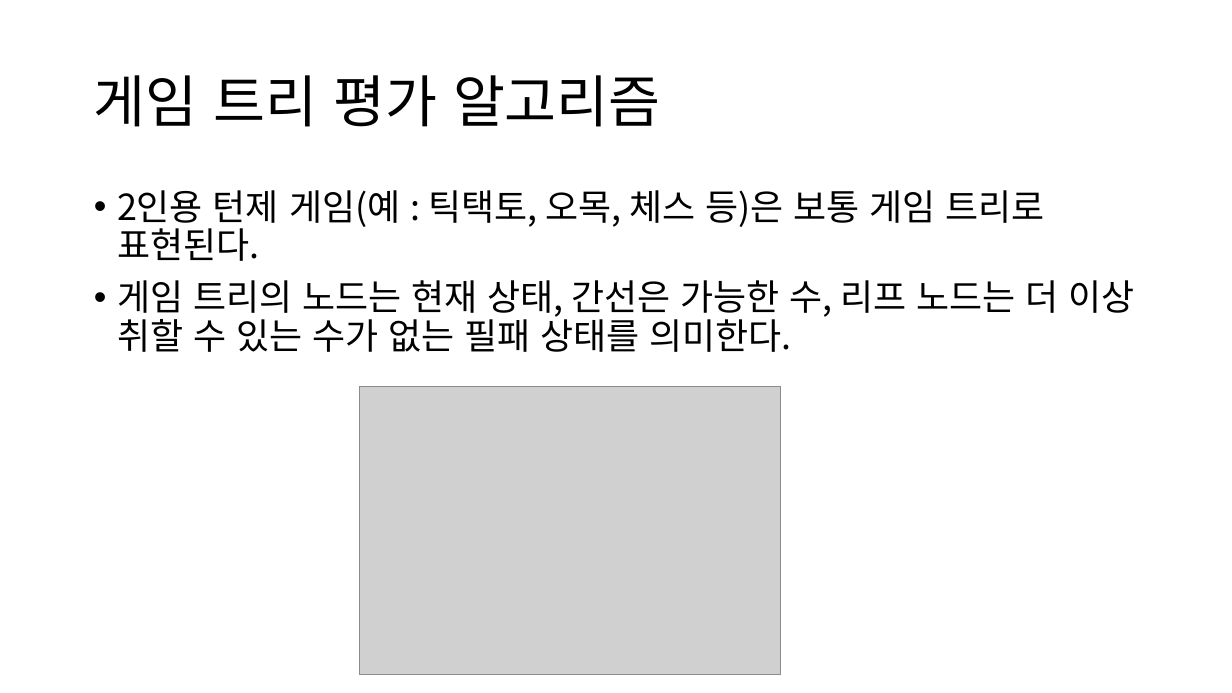
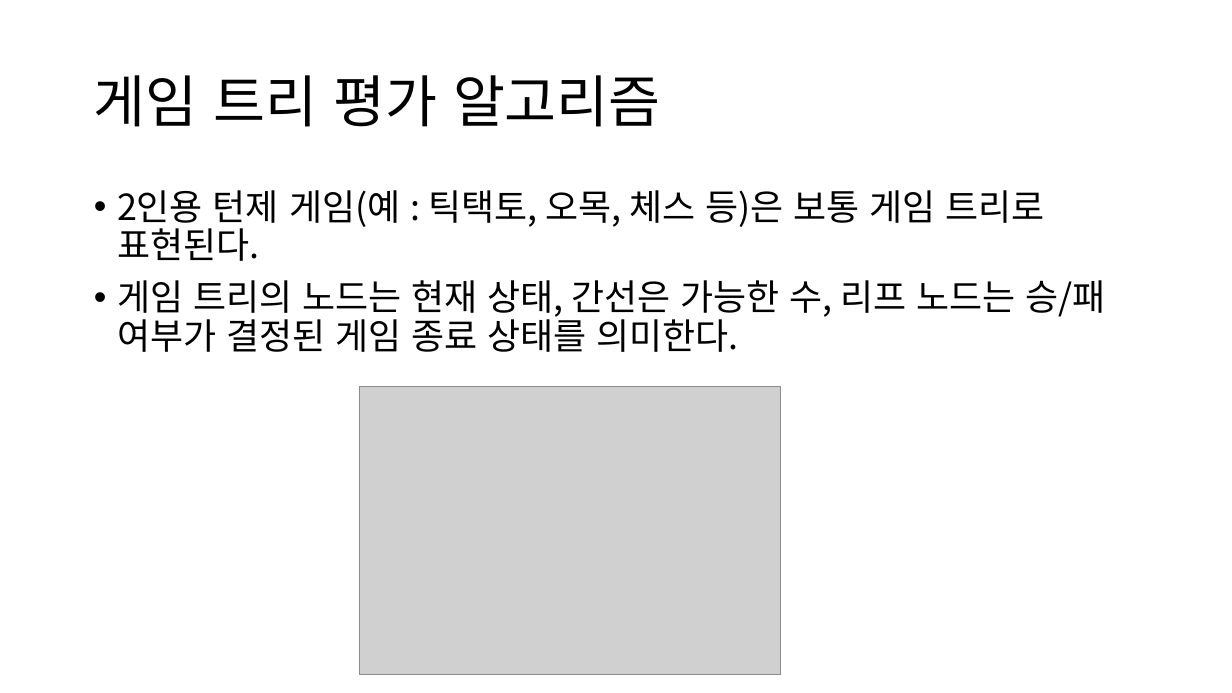
Before and after one commit to singrum/game_tree_scattering, a slide deck: slide 12 of presentation.pptx (slide 17 before the commit). Drawn at 1232x693 pixels with LibreOffice and Linux fonts; fonts in the diff are those of the drawing; grey boxes stand for pictures. Boxes give left, top, right and bottom in pixels: in the first picture for what was removed or moved away, otherwise in the second. Text is boxed around its words. In the diff, an @@ line names an element or a change of style, - is before the commit and + after.

```diff
--- a/presentation.pptx
+++ b/presentation.pptx
@@ text at [117, 280, 1106, 352]: text changed @@
-• 게임 트리의 노드는 현재 상태, 간선은 가능한 수, 리프 노드는 더 이상 취할 수 있는 수가 없는 필패 상태를 의미한다.
+• 게임 트리의 노드는 현재 상태, 간선은 가능한 수, 리프 노드는 승/패 여부가 결정된 게임 종료 상태를 의미한다.
```
Also in this commit, not shown: 2 other slides changed, 5 slides removed, 1 other file.
